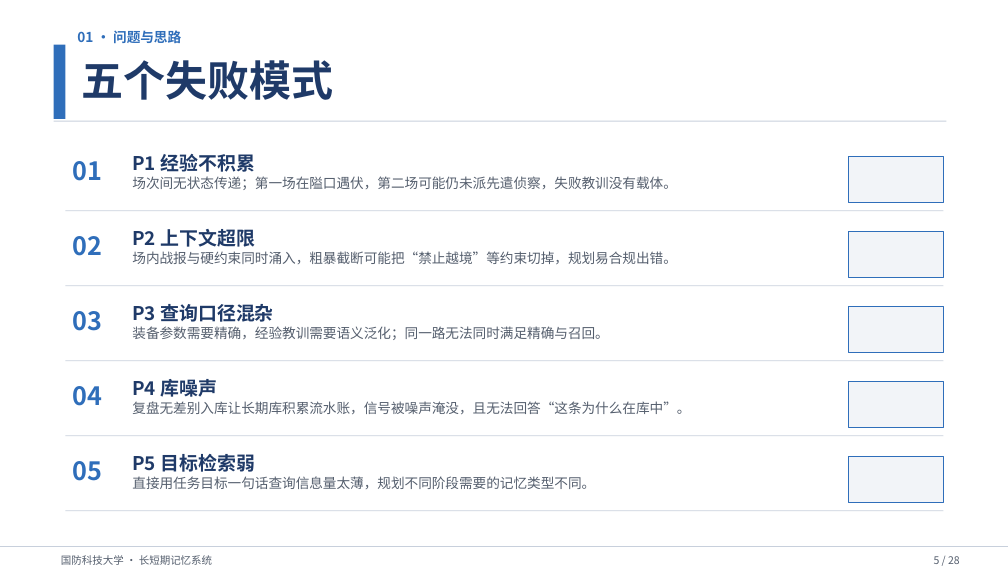
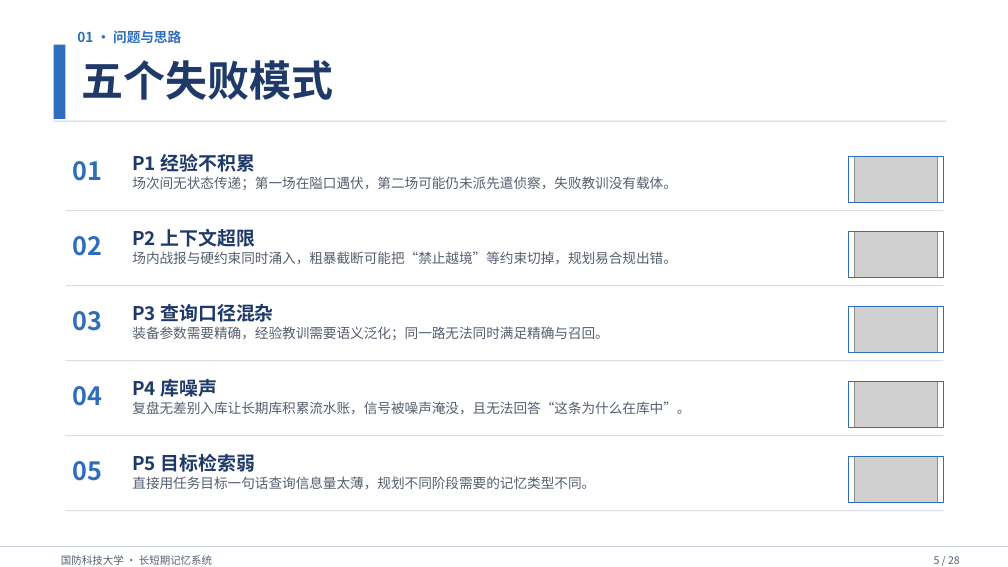
Before and after one commit to Outer-nebula-observer/yz-03, a slide deck: slide 5 of 汇报PPT/最终汇报成果.pptx. Drawn at 1008x567 pixels with LibreOffice and Linux fonts; fonts in the diff are those of the drawing; grey boxes stand for pictures. Boxes give left, top, right and bottom in pixels: in the first picture for what was removed or moved away, otherwise in the second. Text is boxed around its words. In the diff, an @@ line names an element or a change of style, - is before the commit and + after.

```diff
--- a/汇报PPT/最终汇报成果.pptx
+++ b/汇报PPT/最终汇报成果.pptx
@@ picture added at (x1=854, y1=157, x2=937, y2=203) @@
@@ picture added at (x1=854, y1=231, x2=937, y2=278) @@
@@ picture added at (x1=854, y1=306, x2=937, y2=353) @@
@@ picture added at (x1=854, y1=381, x2=937, y2=428) @@
@@ fill #F2F4F8 to none in 5 elements at (x1=848, y1=157, x2=944, y2=203), (x1=848, y1=231, x2=944, y2=278), (x1=848, y1=306, x2=944, y2=353), (x1=848, y1=381, x2=944, y2=428), (x1=848, y1=457, x2=944, y2=504) @@
@@ picture added at (x1=854, y1=457, x2=937, y2=504) @@
```
Also in this commit, not shown: 5 other slides changed, 1 other file.
